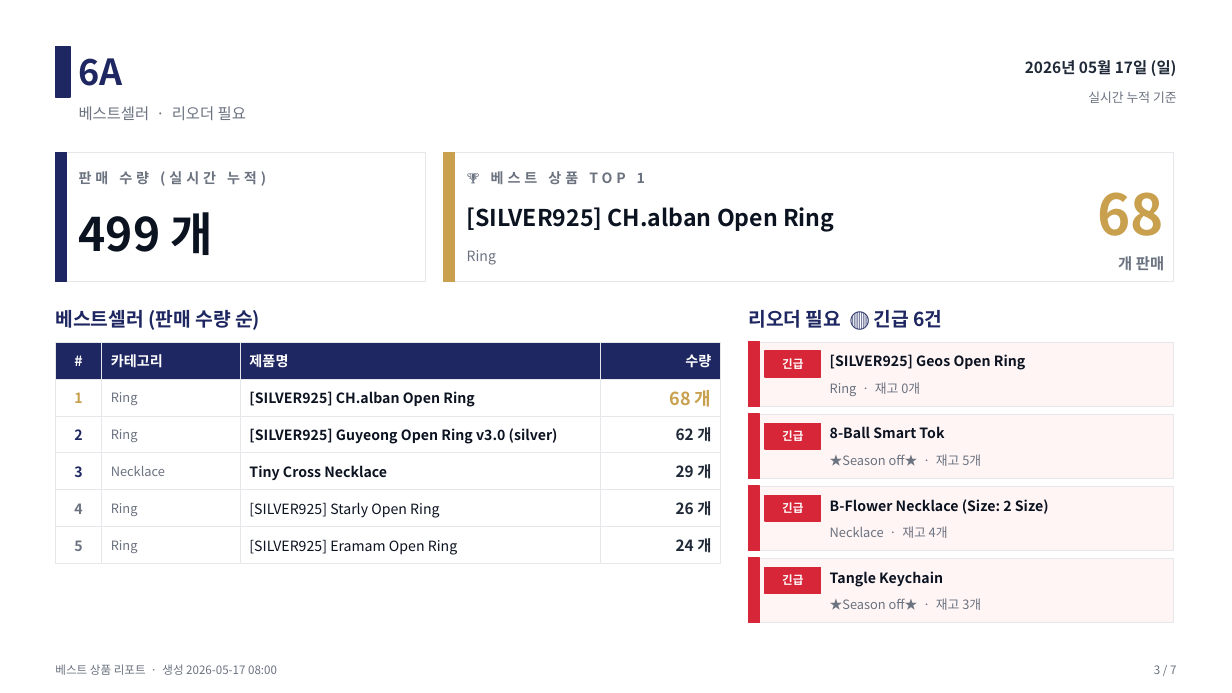
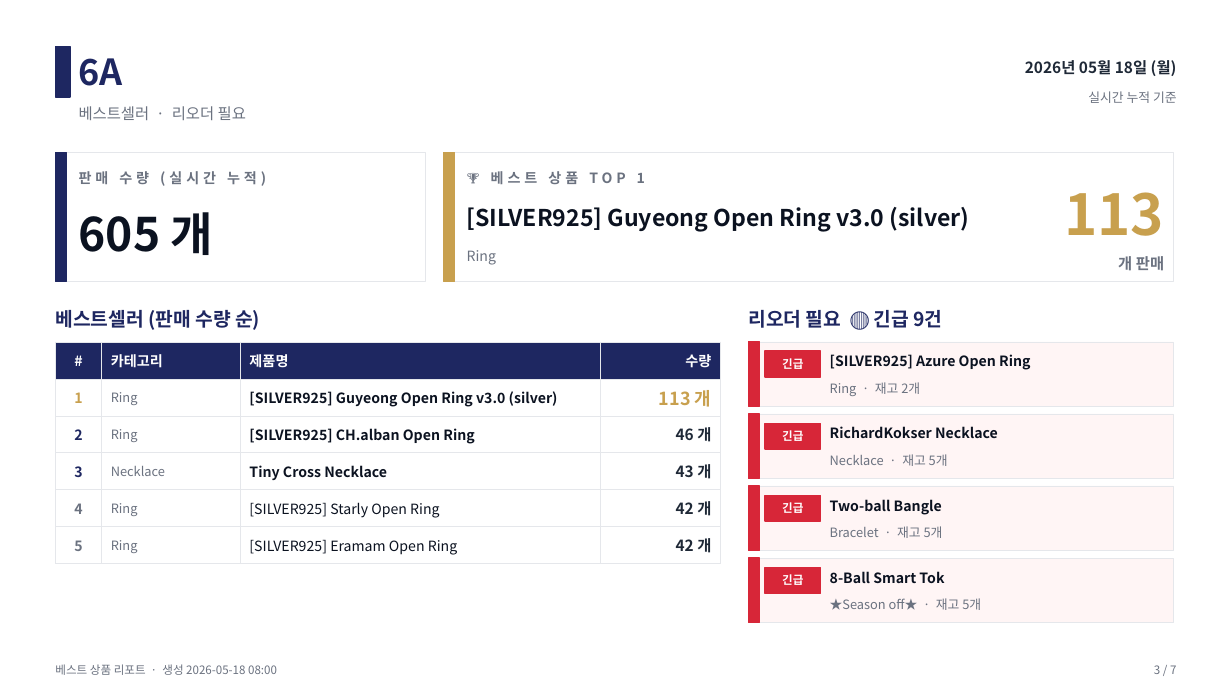
Before and after one commit to j65209/Brightbeed, a slide deck: slide 3 of data/sales-report.pptx. Drawn at 1232x693 pixels with LibreOffice and Linux fonts; fonts in the diff are those of the drawing. Boxes give left, top, right and bottom in pixels: in the first picture for what was removed or moved away, otherwise in the second. Text is boxed around its words. In the diff, an @@ line names an element or a change of style, - is before the commit and + after.

```diff
--- a/data/sales-report.pptx
+++ b/data/sales-report.pptx
@@ text at [1025, 60, 1177, 76]: text changed @@
-2026년 05월 17일 (일)
+2026년 05월 18일 (월)
@@ text at [467, 207, 970, 232]: text changed @@
-[SILVER925] CH.alban Open Ring
+[SILVER925] Guyeong Open Ring v3.0 (silver)
@@ text at [1064, 192, 1164, 236]: text changed @@
-68
+113
@@ text at [79, 212, 214, 255]: text changed @@
-499 개
+605 개
@@ text at [748, 310, 942, 328]: text changed @@
-리오더 필요 🔴 긴급 6건
+리오더 필요 🔴 긴급 9건
@@ table at [55, 342, 721, 559] @@
-row 2, column 3: [SILVER925] CH.alban Open Ring
+row 2, column 3: [SILVER925] Guyeong Open Ring v3.0 (silver)
-row 2, column 4: 68 개
+row 2, column 4: 113 개
-row 3, column 3: [SILVER925] Guyeong Open Ring v3.0 (silver)
+row 3, column 3: [SILVER925] CH.alban Open Ring
-row 3, column 4: 62 개
+row 3, column 4: 46 개
-row 4, column 4: 29 개
+row 4, column 4: 43 개
-row 5, column 4: 26 개
+row 5, column 4: 42 개
-row 6, column 4: 24 개
+row 6, column 4: 42 개
@@ text at [830, 354, 1030, 370]: text changed @@
-[SILVER925] Geos Open Ring
+[SILVER925] Azure Open Ring
@@ text at [830, 382, 920, 396]: text changed @@
-Ring · 재고 0개
+Ring · 재고 2개
@@ text at [830, 426, 998, 438]: text changed @@
-8-Ball Smart Tok
+RichardKokser Necklace
@@ text at [830, 454, 948, 466]: text changed @@
-★Season off★ · 재고 5개
+Necklace · 재고 5개
@@ text at [830, 499, 942, 515]: text changed @@
-B-Flower Necklace (Size: 2 Size)
+Two-ball Bangle
@@ text at [830, 526, 943, 538]: text changed @@
-Necklace · 재고 4개
+Bracelet · 재고 5개
@@ text at [830, 598, 981, 610]: text changed @@
-★Season off★ · 재고 3개
+★Season off★ · 재고 5개
@@ text at [830, 571, 944, 583]: text changed @@
-Tangle Keychain
+8-Ball Smart Tok
@@ text at [55, 664, 277, 675]: text changed @@
-베스트 상품 리포트 · 생성 2026-05-17 08:00
+베스트 상품 리포트 · 생성 2026-05-18 08:00
```
Also in this commit, not shown: 6 other slides changed.
